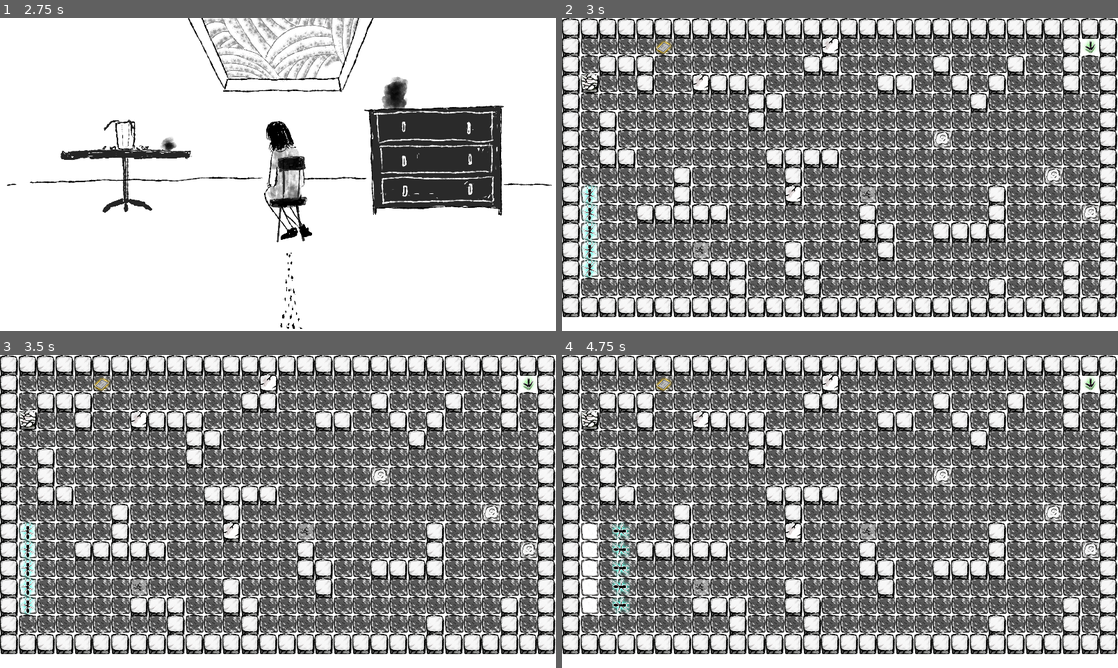
Above: before the commit, frames 1-4 (two rows, left to right).
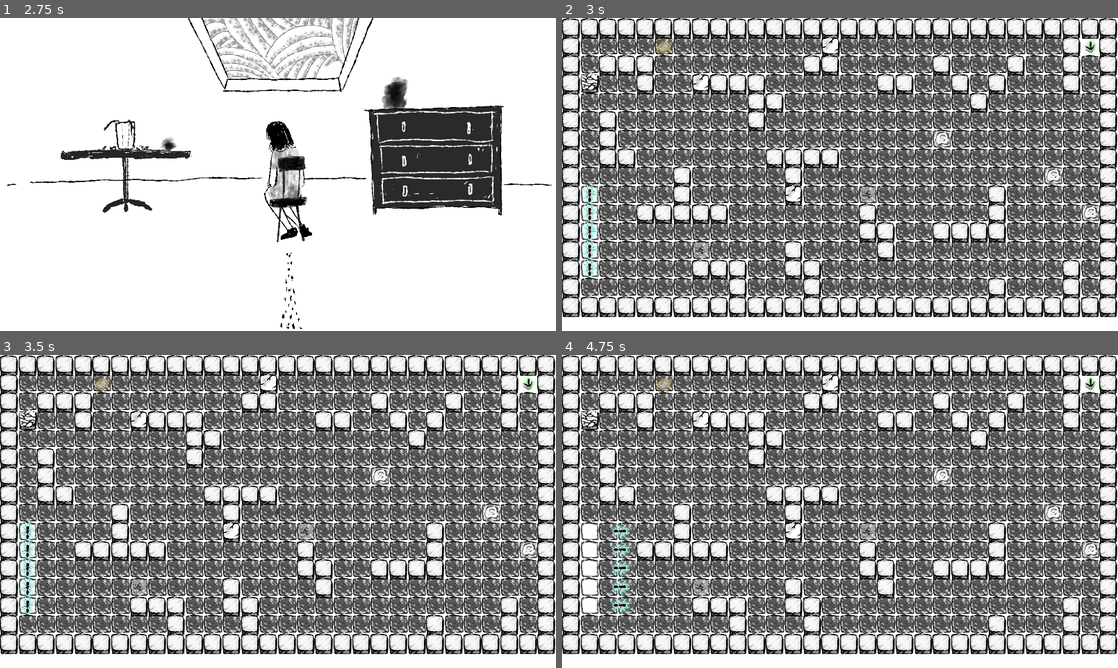
Above: after the commit, the same moments.

Repository: vmjcv/sunset
Game: Godot game, scene res://scene/splash/splash_screen.tscn
Same seed, same stepped clock (60 frames per second), same inputs: the game is played once before the commit and once after it.
Inputs (mouse positions are in pixels of both pictures, inside the frame that each line leads up to):
- Up to frame 1 (2.75 s): tap Enter at 0.5 s; move the mouse to (400, 158) at 0.52 s; hold Right (ui_right) 0.53-1.28 s; hold 1 0.53-1.28 s; click (400, 158) at 0.67 s; move the mouse to (166, 190) at 1.27 s; hold Down (ui_down) 1.28-2 s; tap 2 at 1.35 s; click (278, 284) at 2 s
- Up to frame 2 (3 s): click (684, 133) at 2.75 s
- Up to frame 3 (3.5 s): no input
- Up to frame 4 (4.75 s): click (840, 511) at 3.52 s; move the mouse to (895, 442) at 4.27 s; hold Right (ui_right) from 4.28 s (still down); hold 1 from 4.28 s (still down)

Frame 1 is identical in both runs. In frame 2, 0.3% of the frame differs, in the area x 3-51%, y 48-83%; in frame 3, 0.3%; in frame 4, 0.4%, in the area x 9-51%, y 48-83%.

Commit message:
add ant2

Diff:
--- a/game/scene/level/ant.tscn
+++ b/game/scene/level/ant.tscn
@@ -1,25 +1,37 @@
-[gd_scene load_steps=14 format=2]
+[gd_scene load_steps=21 format=2]
 
 [ext_resource path="res://script/level/ant.gd" type="Script" id=1]
-[ext_resource path="res://texture/common/蚂蚁/7.png" type="Texture" id=2]
-[ext_resource path="res://texture/common/蚂蚁/1.png" type="Texture" id=3]
-[ext_resource path="res://texture/common/蚂蚁/2.png" type="Texture" id=4]
-[ext_resource path="res://texture/common/蚂蚁/3.png" type="Texture" id=5]
-[ext_resource path="res://texture/common/蚂蚁/5.png" type="Texture" id=6]
-[ext_resource path="res://texture/common/蚂蚁/4.png" type="Texture" id=7]
-[ext_resource path="res://texture/common/蚂蚁/6.png" type="Texture" id=8]
-[ext_resource path="res://texture/common/蚂蚁/8.png" type="Texture" id=9]
-[ext_resource path="res://texture/common/蚂蚁/9.png" type="Texture" id=10]
-[ext_resource path="res://texture/item/蚂蚁.png" type="Texture" id=11]
+[ext_resource path="res://texture/common/ant2/7.png" type="Texture" id=2]
+[ext_resource path="res://texture/common/ant1/2.png" type="Texture" id=3]
+[ext_resource path="res://texture/common/ant1/4.png" type="Texture" id=4]
+[ext_resource path="res://texture/common/ant1/6.png" type="Texture" id=5]
+[ext_resource path="res://texture/common/ant1/5.png" type="Texture" id=6]
+[ext_resource path="res://texture/common/ant2/2.png" type="Texture" id=7]
+[ext_resource path="res://texture/common/ant2/8.png" type="Texture" id=8]
+[ext_resource path="res://texture/common/ant1/7.png" type="Texture" id=9]
+[ext_resource path="res://texture/common/ant1/9.png" type="Texture" id=10]
+[ext_resource path="res://texture/common/ant2/6.png" type="Texture" id=12]
+[ext_resource path="res://texture/common/ant1/3.png" type="Texture" id=13]
+[ext_resource path="res://texture/common/ant2/3.png" type="Texture" id=14]
+[ext_resource path="res://texture/common/ant1/1.png" type="Texture" id=15]
+[ext_resource path="res://texture/common/ant2/1.png" type="Texture" id=16]
+[ext_resource path="res://texture/common/ant1/8.png" type="Texture" id=17]
+[ext_resource path="res://texture/common/ant2/5.png" type="Texture" id=18]
+[ext_resource path="res://texture/common/ant2/4.png" type="Texture" id=19]
 
 [sub_resource type="CircleShape2D" id=1]
 radius = 32.0
 
 [sub_resource type="SpriteFrames" id=2]
 animations = [ {
-"frames": [ ExtResource( 3 ), ExtResource( 4 ), ExtResource( 5 ), ExtResource( 7 ), ExtResource( 6 ), ExtResource( 8 ), ExtResource( 2 ), ExtResource( 9 ), ExtResource( 10 ) ],
+"frames": [ ExtResource( 3 ), ExtResource( 13 ), ExtResource( 4 ), ExtResource( 5 ), ExtResource( 6 ), ExtResource( 9 ), ExtResource( 15 ), ExtResource( 17 ), ExtResource( 10 ) ],
 "loop": true,
-"name": "default",
+"name": "ant1",
+"speed": 10.0
+}, {
+"frames": [ ExtResource( 16 ), ExtResource( 7 ), ExtResource( 14 ), ExtResource( 19 ), ExtResource( 18 ), ExtResource( 12 ), ExtResource( 2 ), ExtResource( 8 ) ],
+"loop": true,
+"name": "ant2",
 "speed": 10.0
 } ]
 
@@ -33,10 +45,10 @@
 
 [node name="icon" type="AnimatedSprite" parent="Ant"]
 frames = SubResource( 2 )
-
+animation = "ant1"
 frame = 5
 playing = true
 
 [node name="mayi" type="Sprite" parent="Ant"]
 visible = false
-texture = ExtResource( 11 )
+texture = ExtResource( 15 )
--- a/game/scene/level/level_manager.tscn
+++ b/game/scene/level/level_manager.tscn
@@ -23,3 +23,9 @@
 size_flags_horizontal = 3
 size_flags_vertical = 3
 script = ExtResource( 1 )
+
+[node name="Button" type="Button" parent="."]
+margin_left = 954.0
+margin_top = 530.0
+margin_right = 966.0
+margin_bottom = 550.0
--- a/game/script/common/global_status_mgr.gd
+++ b/game/script/common/global_status_mgr.gd
@@ -58,3 +58,6 @@
 func get_match_result(item_list,bSuc):
 	var scene = SceneMgr.changeScene("res://scene/common/over_item.tscn")
 	pass
+
+func is_special_ant(level, zhoumu):
+	return false
--- a/game/script/level/ant.gd
+++ b/game/script/level/ant.gd
@@ -88,3 +88,9 @@
 
 func dead():
 	$Ant/icon.stop()
+
+func set_ant1():
+	$Ant/icon.animation = "ant1"
+
+func set_ant2():
+	$Ant/icon.animation = "ant2"
--- a/game/script/level/level_manager.gd
+++ b/game/script/level/level_manager.gd
@@ -58,6 +58,7 @@
 			if tileID == tileIdMap[type]:
 				birthPos.append(cord)
 
+	var isSpecialAnt = GlobalStatusMgr.is_special_ant(curLevel, curZhoumu)
 	for pos in birthPos:
 		var ant_scene = load(ant_path)
 		var ant_instance = ant_scene.instance()
@@ -66,6 +67,10 @@
 		ants.append(ant_instance)
 		ant_instance.position=(pos*64)+Vector2(32,32)
 		ant_instance.round_time = round_time
+		if isSpecialAnt:
+			ant_instance.set_ant2()
+		else:
+			ant_instance.set_ant1()
 
 func _process(delta):
 	var length=0
Renamed: game/texture/common/蚂蚁/1.png -> game/texture/common/ant1/1.png
Renamed: game/texture/common/蚂蚁/2.png -> game/texture/common/ant1/2.png
Renamed: game/texture/common/蚂蚁/3.png -> game/texture/common/ant1/3.png
Renamed: game/texture/common/蚂蚁/4.png -> game/texture/common/ant1/4.png
Renamed: game/texture/common/蚂蚁/5.png -> game/texture/common/ant1/5.png
Renamed: game/texture/common/蚂蚁/6.png -> game/texture/common/ant1/6.png
Renamed: game/texture/common/蚂蚁/7.png -> game/texture/common/ant1/7.png
Renamed: game/texture/common/蚂蚁/8.png -> game/texture/common/ant1/8.png
Renamed: game/texture/common/蚂蚁/9.png -> game/texture/common/ant1/9.png
Binary file added: game/texture/common/ant2/1.png
Binary file added: game/texture/common/ant2/2.png
Binary file added: game/texture/common/ant2/3.png
(and 13 more such lines)
